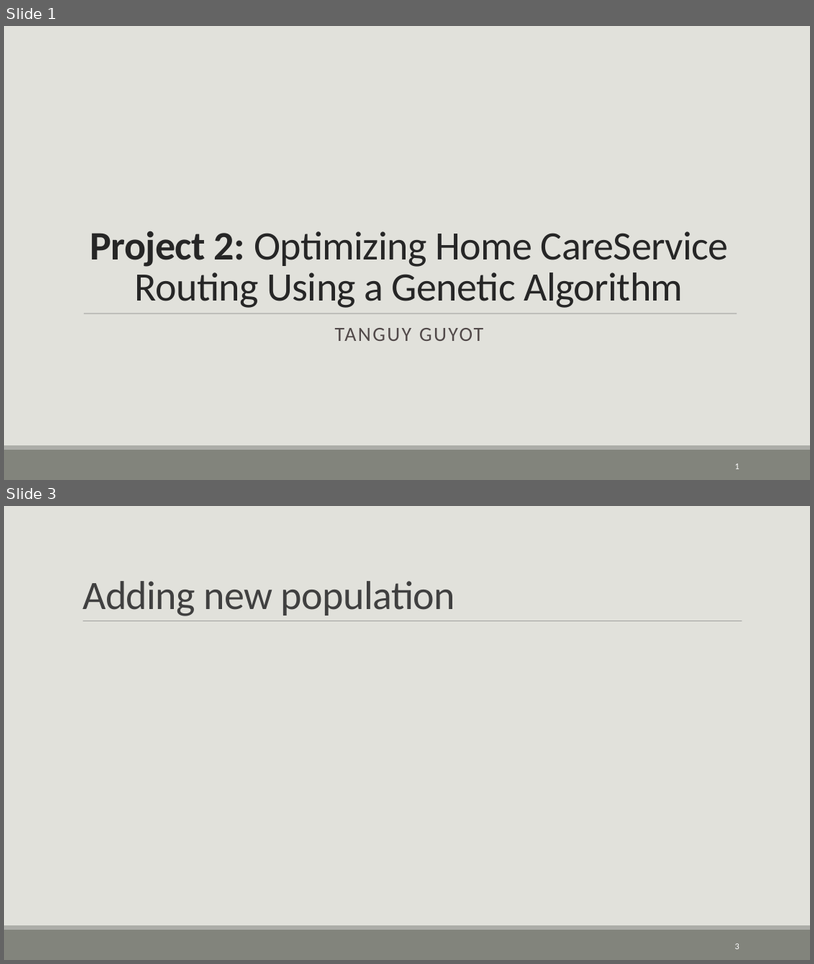
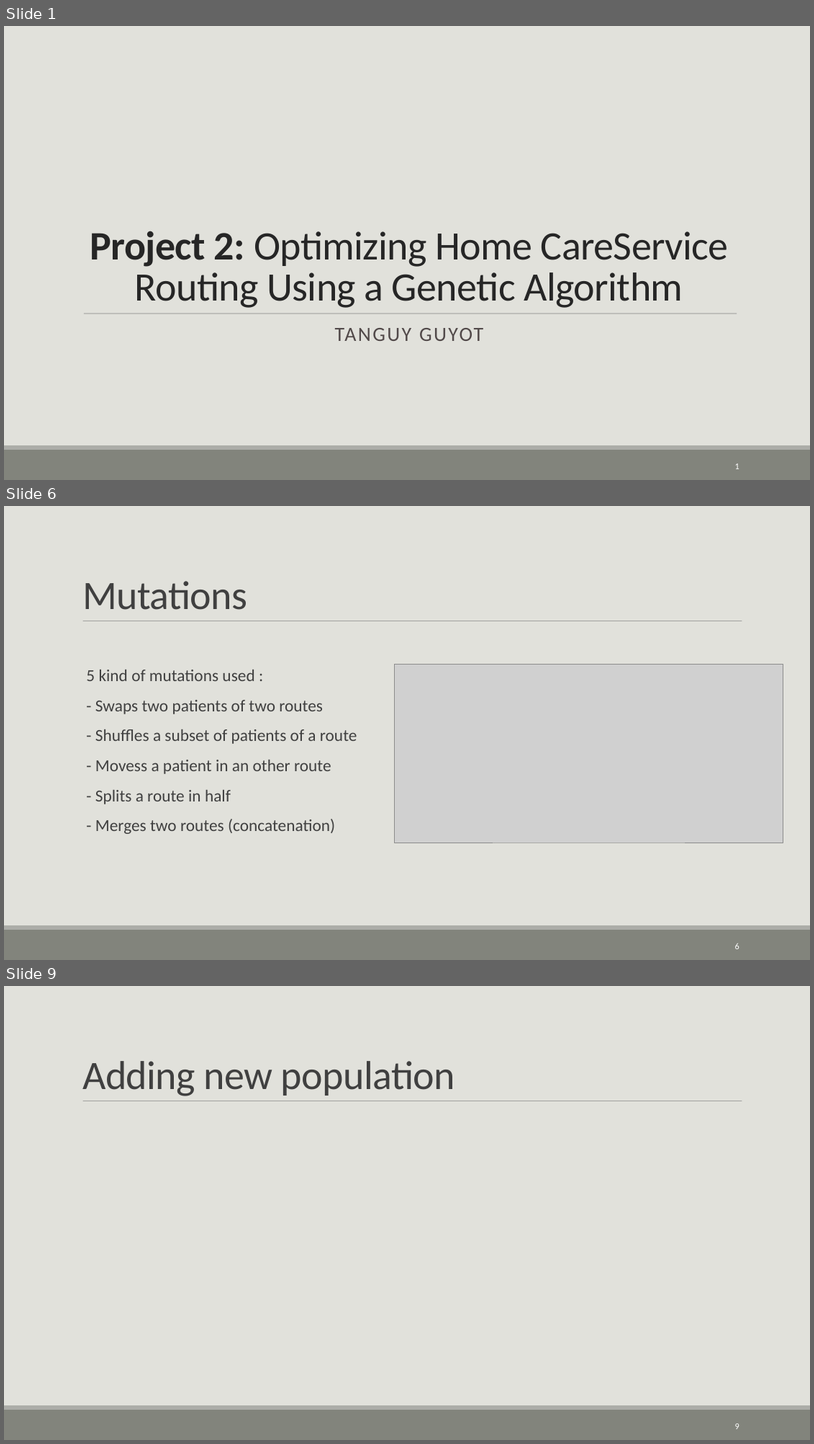
Before and after one commit to tanguyguyot/project2-bioai, a slide deck: files for project 2/presentation.odp. Shown one above the other, each under a label of ours: slides 1 and 3 before the commit, slides 1, 6 and 9 after it; the slides between them are not shown. The pictures are 814x964 and 814x1444 pixels, drawn with LibreOffice and Linux fonts; fonts in the diff are those of the drawing; grey boxes stand for pictures. Boxes give left, top, right and bottom in pixels: in the first picture for what was removed or moved away, otherwise in the second. Text is boxed around its words. In the diff, an @@ line names an element or a change of style, - is before the commit and + after.

```diff
--- a/files for project 2/presentation.odp
+++ b/files for project 2/presentation.odp
@@ slide 6 added at box(4, 506, 810, 960), background #E1E1DB; not listed: 3 template elements that a slide beside it also shows @@
@@ title added at box(82, 581, 247, 610), 48 pt, text #404040 @@
+Mutations
@@ text added at box(86, 669, 358, 834), 20 pt, text #404040 @@
+  5 kind of mutations used :
+  - Swaps two patients of two routes
+  - Shuffles a subset of patients of a route
+  - Movess a patient in an other route
+  - Splits a route in half
+  - Merges two routes (concatenation)
@@ picture added at box(395, 664, 784, 842) @@
@@ page number added at box(736, 943, 740, 949), 10.5 pt, text #FFFFFF @@
+6
@@ what was slide 3 is now slide 9 @@
@@ page number at box(736, 1423, 740, 1429): text changed @@
-3
+9
```
Also in this commit, not shown: 2 slides changed, 7 other slides added, 2 slides removed, 24 other files.
